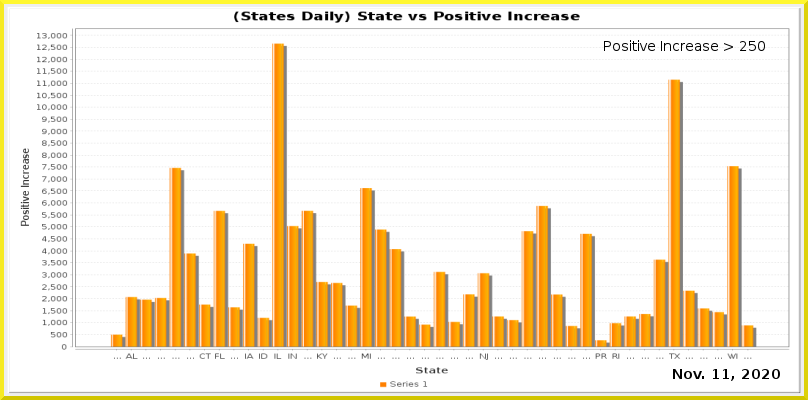
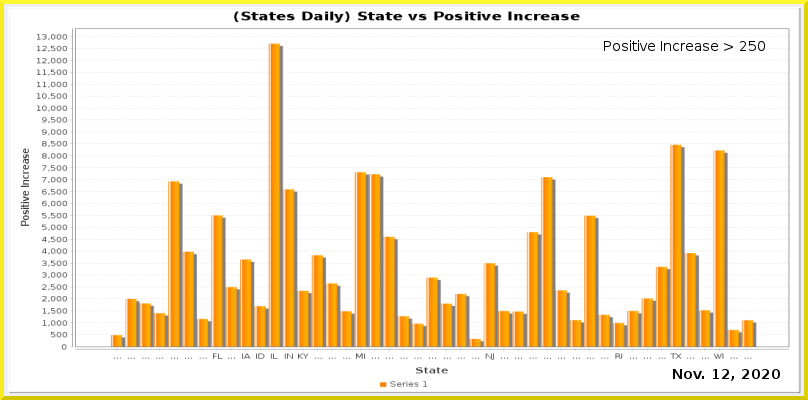
Comparing the layer stacks of the two 808×400 images. Changes:
painted on "Current Date" over bbox(722, 369, 729, 379)
painted on "Date_vs_TestIncrease.png" over bbox(37, 33, 789, 360)
